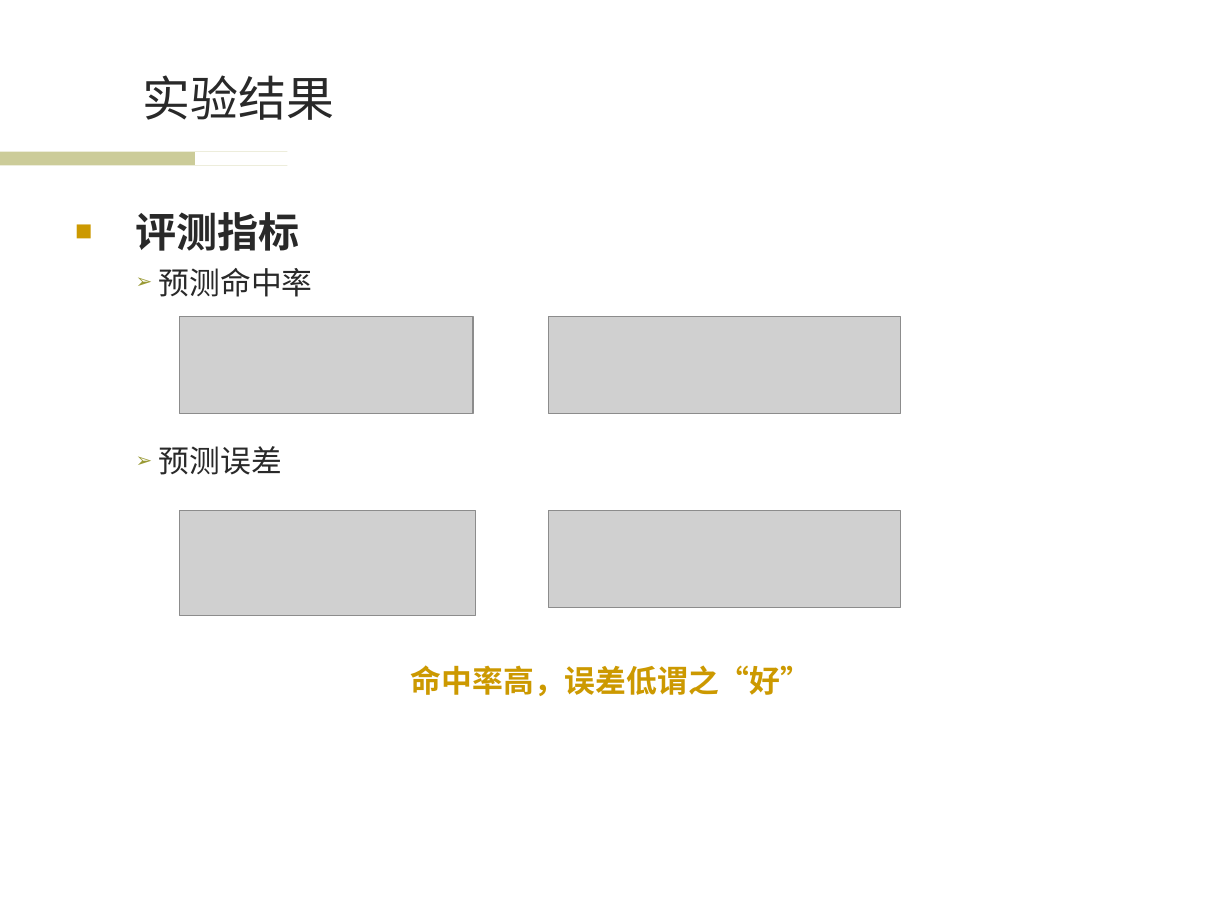
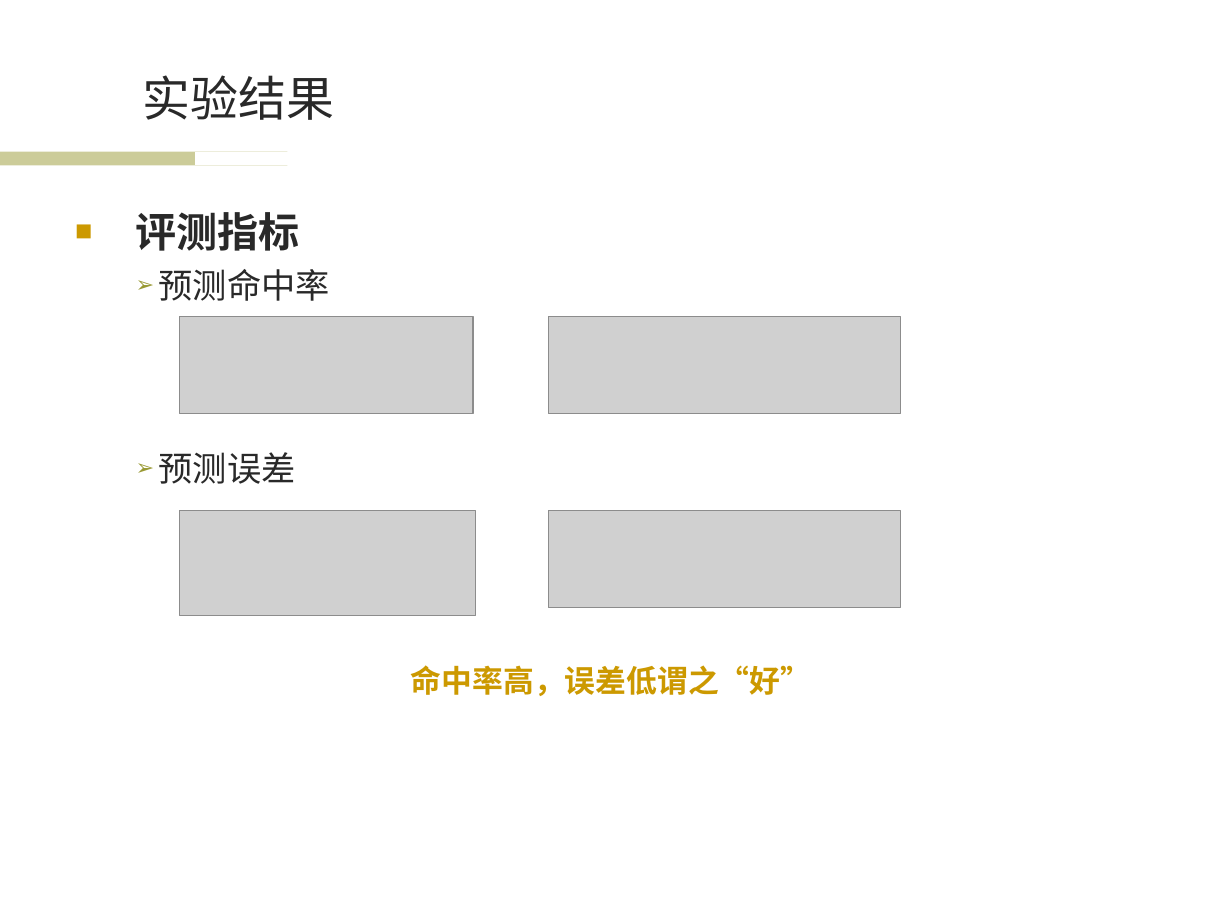
Before and after one commit to wwssttt/NJUThesis, a slide deck: slide 12 of ppt/一种基于时间序列分析的个性化音乐推荐系统及其实现.ppt (slide 11 before the commit). Drawn at 1232x924 pixels with LibreOffice and Linux fonts; fonts in the diff are those of the drawing; grey boxes stand for pictures; background and template pictures are left out. Boxes give left, top, right and bottom in pixels: in the first picture for what was removed or moved away, otherwise in the second. Text is boxed around its words. In the diff, an @@ line names an element or a change of style, - is before the commit and + after.

```diff
--- a/ppt/一种基于时间序列分析的个性化音乐推荐系统及其实现.ppt
+++ b/ppt/一种基于时间序列分析的个性化音乐推荐系统及其实现.ppt
@@ text at box(159, 269, 330, 484): size 18 to 20 pt in "预测命中率", "预测误差" @@
```
Also in this commit, not shown: 13 other slides changed.
